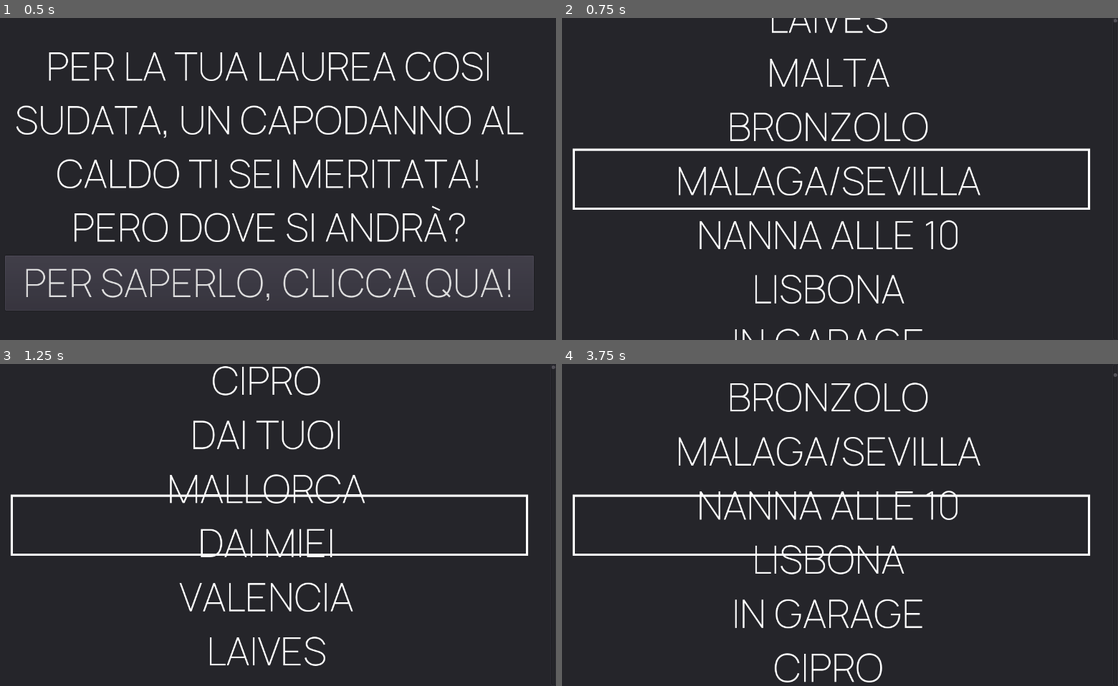
Above: before the commit, frames 1-4 (two rows, left to right).
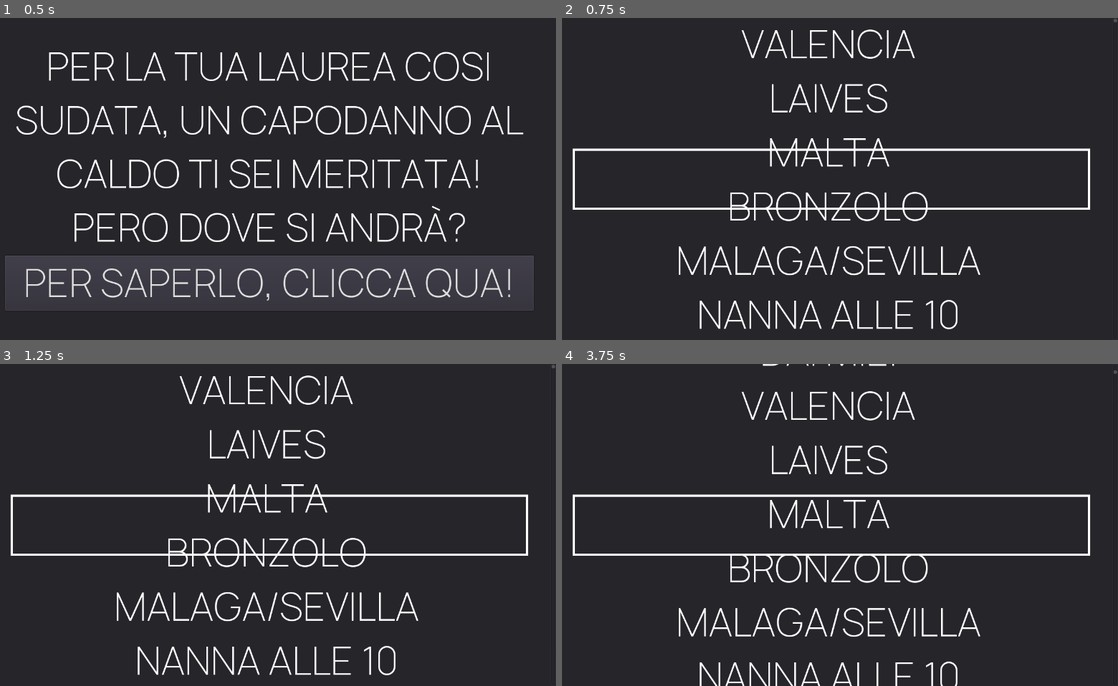
Above: after the commit, the same moments.

Repository: dulvui/magic-giftcard
Game: Godot game, scene res://src/main/main.tscn
The game is run twice, just before and just after one commit, with the same random seed, the same clock (stepped at 60 frames per second) and the same inputs.
Inputs:
- Up to frame 1 (0.5 s): no input
- Up to frame 2 (0.75 s): click "PER SAPERLO, CLICCA QUA!" at 0.5 s
- Up to frame 3 (1.25 s): no input
- Up to frame 4 (3.75 s): no input

Frame 1 is identical in both runs. In frame 2, 8.0% of the frame differs, in the area x 21-76%, y 0-100%; in frame 3, 6.6%; in frame 4, 7.6%.

Commit message:
add some more animations

Diff:
--- a/game/src/gift_roulette/gift_roulette.gd
+++ b/game/src/gift_roulette/gift_roulette.gd
@@ -29,6 +29,7 @@
 onready var list:VBoxContainer = $ScrollContainer/List
 onready var tween:Tween = $Tween
 onready var retry_button:Button = $Retry
+onready var animation_player:AnimationPlayer = $AnimationPlayer
 
 
 var gift_labels:Array = []
@@ -37,6 +38,8 @@
 	for i in range(GIFTS.size() * 1000):
 		_add_label(GIFTS[i % GIFTS.size()])
 		_add_label(JOKE_GIFTS[i % JOKE_GIFTS.size()])
+
+	yield(get_tree().create_timer(0.8), "timeout")
 	_spin()
 
 
@@ -50,7 +53,6 @@
 	gift_labels.append(label)
 
 func _spin() -> void:
-	retry_button.hide()
 	var random_gift_position:int = int(rand_range(10, 500)) * LABEL_HEIGHT
 	print(random_gift_position)
 	tween.interpolate_property(scroll, "scroll_vertical", 0, random_gift_position, SCROLL_TIME, Tween.TRANS_SINE)
@@ -59,7 +61,7 @@
 
 
 func _on_Retry_pressed()  -> void:
-	_spin()
+	get_tree().change_scene("res://src/gift_roulette/gift_roulette.tscn")
 
 func _show_retry() -> void:
-	retry_button.show()
+	animation_player.play("RetryFadeIn")
--- a/game/src/gift_roulette/gift_roulette.tscn
+++ b/game/src/gift_roulette/gift_roulette.tscn
@@ -9,6 +9,37 @@
 border_width_right = 5
 border_width_bottom = 5
 border_color = Color( 1, 1, 1, 1 )
+
+[sub_resource type="Animation" id=3]
+length = 0.001
+tracks/0/type = "value"
+tracks/0/path = NodePath("Retry:modulate")
+tracks/0/interp = 1
+tracks/0/loop_wrap = true
+tracks/0/imported = false
+tracks/0/enabled = true
+tracks/0/keys = {
+"times": PoolRealArray( 0 ),
+"transitions": PoolRealArray( 1 ),
+"update": 0,
+"values": [ Color( 1, 1, 1, 0 ) ]
+}
+
+[sub_resource type="Animation" id=2]
+resource_name = "RetryFadeIn"
+length = 3.0
+tracks/0/type = "value"
+tracks/0/path = NodePath("Retry:modulate")
+tracks/0/interp = 1
+tracks/0/loop_wrap = true
+tracks/0/imported = false
+tracks/0/enabled = true
+tracks/0/keys = {
+"times": PoolRealArray( 0, 2.2, 3 ),
+"transitions": PoolRealArray( 1, 1, 1 ),
+"update": 0,
+"values": [ Color( 1, 1, 1, 0 ), Color( 1, 1, 1, 0 ), Color( 1, 1, 1, 1 ) ]
+}
 
 [node name="GiftRoulette" type="Control"]
 anchor_right = 1.0
@@ -50,6 +81,7 @@
 [node name="Tween" type="Tween" parent="."]
 
 [node name="Retry" type="Button" parent="."]
+modulate = Color( 1, 1, 1, 0 )
 anchor_left = 0.076
 anchor_top = 0.729
 anchor_right = 0.924
@@ -62,4 +94,8 @@
 "_edit_use_anchors_": true
 }
 
+[node name="AnimationPlayer" type="AnimationPlayer" parent="."]
+anims/RESET = SubResource( 3 )
+anims/RetryFadeIn = SubResource( 2 )
+
 [connection signal="pressed" from="Retry" to="." method="_on_Retry_pressed"]
Not shown: 1 places in game/src/gift_roulette/gift_roulette.tscn that only renumber resources
